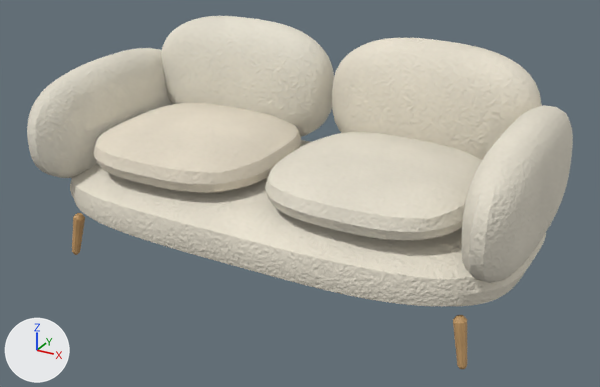
What one commit did to the Blender file assets/models/source/furniture/sofa_min.blend.
One viewpoint serves both versions: a 50 mm camera at (1.229, -2.203, 1.353) aimed at (0.034, -0.029, 0.266). Arrows for +X, +Y and +Z are at lower left; the lights stay in place. The first picture is the older version.

Objects in the first picture: 'Armlehne', 'Armlehne.001', 'Beine', 'Rückenkissen', 'Sitzkissen', 'Sitzkissen.001', 'Sockel'.
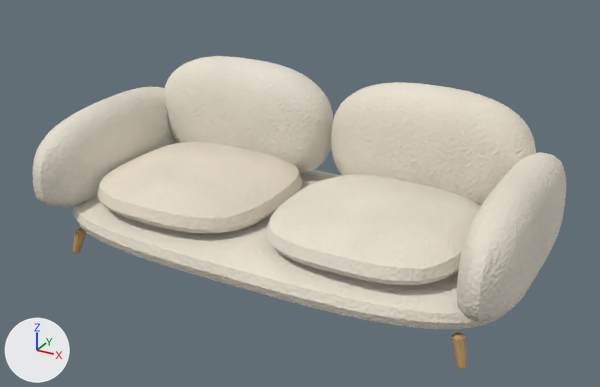
Pixel boxes (x1, y1, x2, y2) of what changed, in the pictures (600 x 387 px):
'Rückenkissen', reshaped
    before: (161, 16, 542, 160)
    after: (164, 56, 536, 206)
'Sockel', rescaled
    before: (70, 140, 546, 306)
    after: (73, 170, 530, 329)
'Sitzkissen.001', reshaped
    before: (265, 132, 482, 240)
    after: (266, 174, 481, 285)
'Sitzkissen', reshaped
    before: (94, 103, 302, 193)
    after: (98, 141, 302, 233)
'Armlehne.001', reshaped
    before: (461, 105, 573, 283)
    after: (457, 152, 566, 322)
'Armlehne', reshaped (8% shorter)
    before: (27, 48, 173, 178)
    after: (33, 87, 176, 207)
'Beine', rescaled (10% shorter)
    before: (72, 213, 467, 369)
    after: (73, 228, 467, 369)

What changed in the scene script:
```text
Change me_beine:
    used by ob_beine; location = (0.0, 0.0, 0.0)
    remove me_beine.from_pydata(...)  # 160 vertices, 128 faces; spans x -0.714..0.714, y -0.329..0.328, z -0.01..0.144
    add me_beine.from_pydata(...)  # 160 vertices, 128 faces; spans x -0.714..0.715, y -0.328..0.328, z -0.006..0.087
    me_beine part 1: the whole mesh is scaled about the mesh origin by (1, 0.998, 0.605)
Change me_sockel:
    used by ob_sockel; location = (0.0, 0.0, 0.0)
    remove me_sockel.from_pydata(...)  # 1730 vertices, 1728 faces; spans x -0.8..0.8, y -0.41..0.41, z 0.12..0.32
    add me_sockel.from_pydata(...)  # 1730 vertices, 1728 faces; spans x -0.8..0.8, y -0.41..0.41, z 0.07..0.2
    me_sockel part 2: the whole mesh is scaled about the mesh origin by (0.999, 1, 0.606)
Change me_rückenkissen:
    used by ob_rückenkissen; location = (0.0, 0.0, 0.0)
    remove me_rückenkissen.from_pydata(...)  # 1752 vertices, 1748 faces; spans x -0.715..0.704, y 0.159..0.398, z 0.308..0.739
    add me_rückenkissen.from_pydata(...)  # 1752 vertices, 1748 faces; spans x -0.714..0.704, y 0.158..0.399, z 0.186..0.591
    me_rückenkissen part 3: 1752 of 1752 vertices moved; they spanned x -0.715..0.704, y 0.159..0.398, z 0.308..0.739 and now span x -0.714..0.704, y 0.158..0.399, z 0.186..0.591; mean shift (0.0, 0.0, -0.147)
Change me_armlehne:
    used by ob_armlehne; location = (0.0, 0.0, 0.0)
    remove me_armlehne.from_pydata(...)  # 848 vertices, 846 faces; spans x -0.835..-0.655, y -0.407..0.406, z 0.226..0.616
    add me_armlehne.from_pydata(...)  # 848 vertices, 846 faces; spans x -0.835..-0.654, y -0.409..0.407, z 0.137..0.466
    me_armlehne part 4: 848 of 848 vertices moved; they spanned x -0.835..-0.655, y -0.407..0.406, z 0.226..0.616 and now span x -0.835..-0.654, y -0.409..0.407, z 0.137..0.466; mean shift (0.0, 0.0, -0.137)
Change me_armlehne_001:
    used by ob_armlehne_001; location = (0.0, 0.0, 0.0)
    remove me_armlehne_001.from_pydata(...)  # 848 vertices, 846 faces; spans x 0.646..0.825, y -0.408..0.407, z 0.226..0.617
    add me_armlehne_001.from_pydata(...)  # 848 vertices, 846 faces; spans x 0.646..0.825, y -0.41..0.406, z 0.137..0.466
    me_armlehne_001 part 5: 848 of 848 vertices moved; they spanned x 0.646..0.825, y -0.408..0.407, z 0.226..0.617 and now span x 0.646..0.825, y -0.41..0.406, z 0.137..0.466; mean shift (0.0, -0.001, -0.137)
Change me_sitzkissen:
    used by ob_sitzkissen; location = (0.0, 0.0, 0.0)
    remove me_sitzkissen.from_pydata(...)  # 938 vertices, 936 faces; spans x -0.654..-0.014, y -0.371..0.249, z 0.298..0.47
    add me_sitzkissen.from_pydata(...)  # 938 vertices, 936 faces; spans x -0.654..-0.013, y -0.371..0.248, z 0.18..0.321
    me_sitzkissen part 6: 938 of 938 vertices moved; they spanned x -0.654..-0.014, y -0.371..0.249, z 0.298..0.47 and now span x -0.654..-0.013, y -0.371..0.248, z 0.18..0.321; mean shift (0.001, 0.0, -0.139)
Change me_sitzkissen_001:
    used by ob_sitzkissen_001; location = (0.0, 0.0, 0.0)
    remove me_sitzkissen_001.from_pydata(...)  # 938 vertices, 936 faces; spans x 0.006..0.646, y -0.372..0.249, z 0.297..0.469
    add me_sitzkissen_001.from_pydata(...)  # 938 vertices, 936 faces; spans x 0.007..0.646, y -0.371..0.25, z 0.181..0.321
    me_sitzkissen_001 part 7: 938 of 938 vertices moved; they spanned x 0.006..0.646, y -0.372..0.249, z 0.297..0.469 and now span x 0.007..0.646, y -0.371..0.25, z 0.181..0.321; mean shift (0.0, 0.0, -0.138)
```
